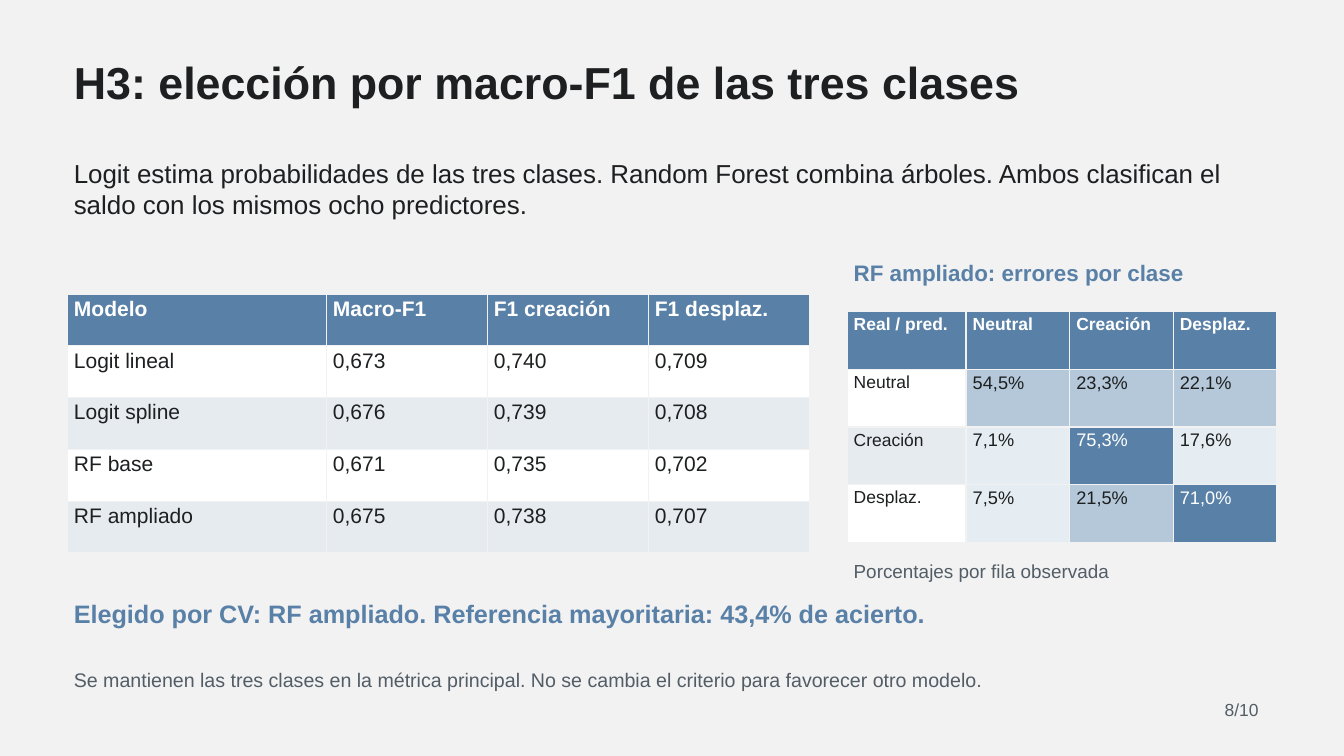
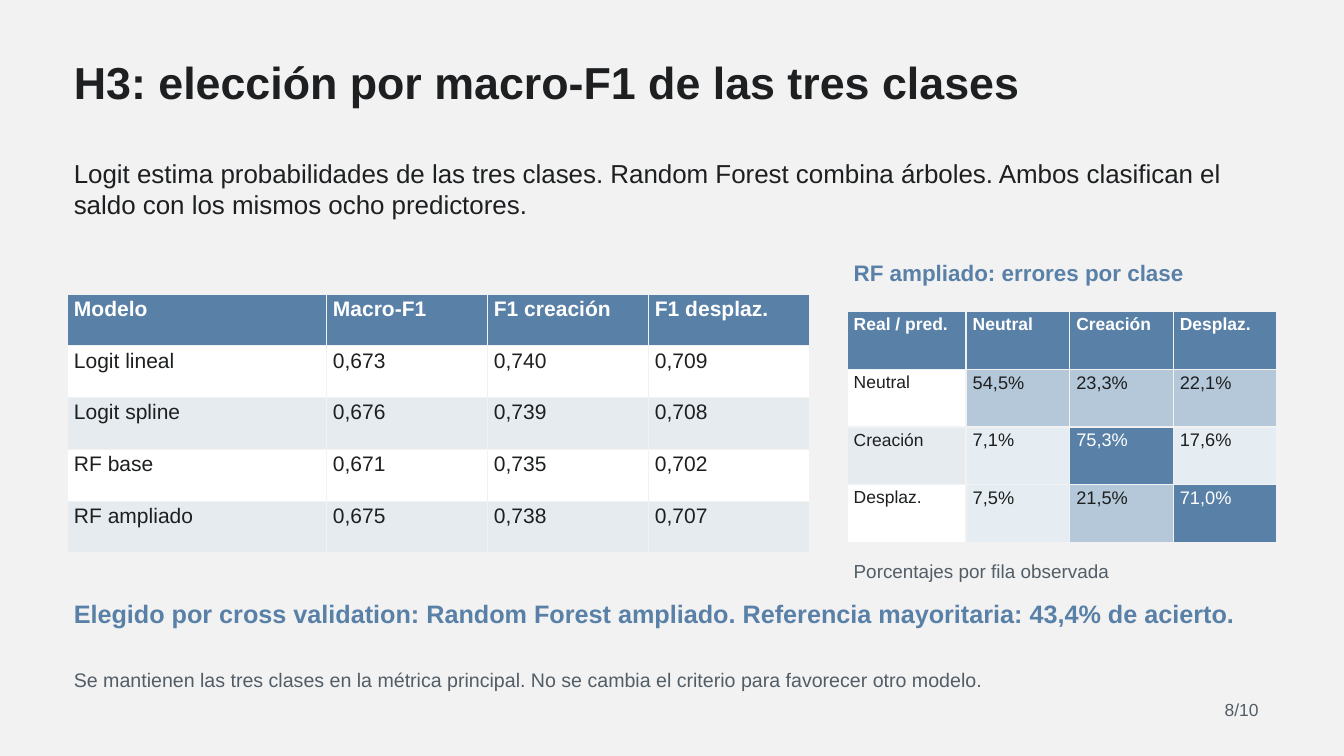
Before and after one commit to Ericsig/DiploDatos, a slide deck: slide 8 of deck/IA_en_las_empresas_presentation_v2.pptx. Drawn at 1344x756 pixels with LibreOffice and Linux fonts; fonts in the diff are those of the drawing. Boxes give left, top, right and bottom in pixels: in the first picture for what was removed or moved away, otherwise in the second. Text is boxed around its words. In the diff, an @@ line names an element or a change of style, - is before the commit and + after.

```diff
--- a/deck/IA_en_las_empresas_presentation_v2.pptx
+++ b/deck/IA_en_las_empresas_presentation_v2.pptx
@@ text at (x1=74, y1=604, x2=1234, y2=629): text changed @@
-Elegido por CV: RF ampliado. Referencia mayoritaria: 43,4% de acierto.
+Elegido por cross validation: Random Forest ampliado. Referencia mayoritaria: 43,4% de acierto.
```
Also in this commit, not shown: 1 other slide changed, 1 other file.
